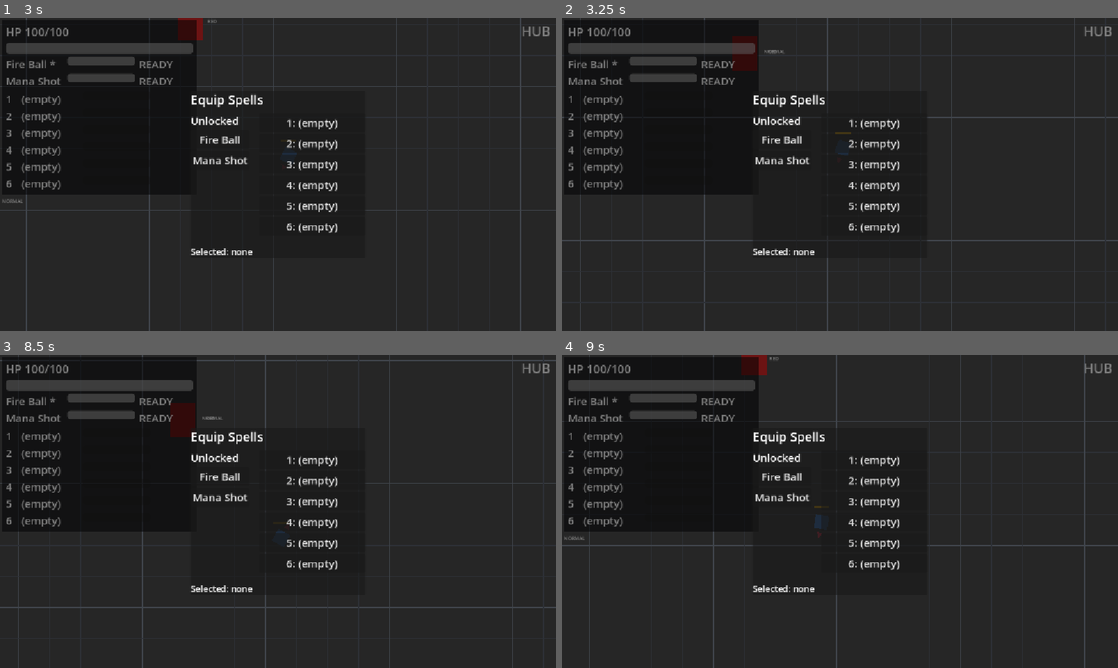
Above: before the commit, frames 1-4 (two rows, left to right).
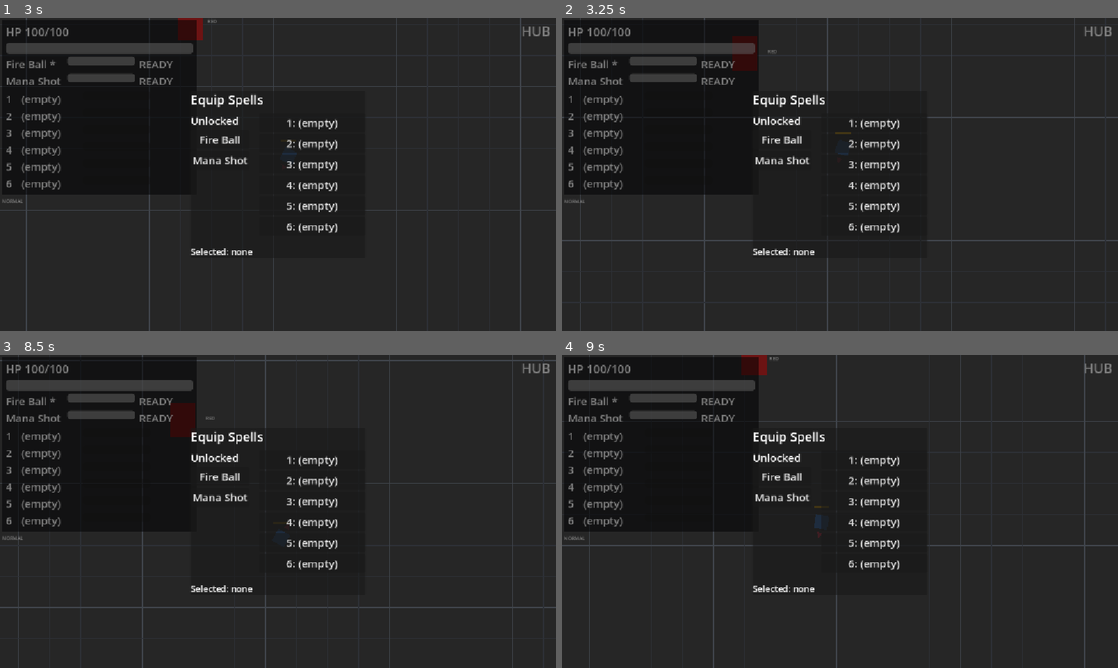
Above: after the commit, the same moments.

Repository: BestestGameStudio/gangU
Game: Godot game, scene res://scenes/main.tscn
Same seed, same stepped clock (60 frames per second), same inputs: the game is played once before the commit and once after it.
Inputs (mouse positions are in pixels of both pictures, inside the frame that each line leads up to):
- Up to frame 1 (3 s): tap Enter at 0.5, 2.85 s; move the mouse to (400, 158) at 0.52 s; hold D (move_right) 0.53-1.28 s; hold Space (cast) 0.53-1.28 s; move the mouse to (166, 190) at 1.27 s; hold S (move_down) 1.28-2.03 s; tap Tab (equip_panel) at 1.35 s; move the mouse to (333, 105) at 2.02 s; hold D (move_right) 2.03-2.78 s; tap 1 at 2.1 s; move the mouse to (250, 237) at 2.77 s; hold W (move_up) from 2.78 s (still down)
- Up to frame 2 (3.25 s): keep holding W (move_up)
- Up to frame 3 (8.5 s): move the mouse to (444, 558) at 3.52 s; release W (move_up) at 3.53 s; hold Space (cast) 3.53-4.28 s; hold A (move_left) 3.53-5.03 s; move the mouse to (111, 464) at 4.27 s; tap Tab (equip_panel) at 4.35, 7.35 s; move the mouse to (305, 511) at 5.02 s; hold S (move_down) 5.03-5.78 s; tap 1 at 5.1, 8.1 s; move the mouse to (194, 433) at 5.77 s; hold D (move_right) 5.78-6.53 s; tap Enter at 5.85 s; move the mouse to (400, 495) at 6.52 s; hold W (move_up) 6.53-7.28 s; hold Space (cast) 6.53-7.28 s; move the mouse to (166, 527) at 7.27 s; hold D (move_right) 7.28-8.03 s; move the mouse to (333, 442) at 8.02 s; hold S (move_down) from 8.03 s (still down)
- Up to frame 4 (9 s): move the mouse to (812, 574) at 8.77 s; release S (move_down) at 8.78 s; hold A (move_left) from 8.78 s (still down); tap Enter at 8.85 s

Frame 1 is identical in both runs. In frame 2, less than 0.1% of the frame differs, in the area x 0-40%, y 10-60%; in frame 3, less than 0.1%, in the area x 0-41%, y 19-60%; in frame 4, nothing differs.

Commit message:
[P5] Second-tier label-vs-label avoidance for escaped gate labels (#101)
Squash merge of PR 101, exact head 81825c18cde3326479a75199d0207aed1d646e52. Sole independent review + approval by instinct-projects; CI 42418319169 success; harness fail-when-broken on merge target f72f116 + 3 reviewer mutations caught (incl. oscillation discrimination); physical browser proof on the exact CI artifact: escaped gate labels separated at the #87 geometry. #87 progress tracked in the issue.

Diff:
--- a/scripts/gate.gd
+++ b/scripts/gate.gd
@@ -36,6 +36,11 @@
 ## adjacent to ITS OWN gate - displaced, never detached.
 @onready var _type_label: Label = $TypeLabel
 
+## #87: this gate's placed label screen rect, published immediately each
+## frame for the other gates' second-tier label avoidance.
+var _label_screen_rect := Rect2()
+var _label_screen_rect_valid := false
+
 const LABEL_GAP := 6.0
 
 func _process(_delta: float) -> void:
@@ -72,6 +77,17 @@
 			continue
 		var btl: Vector2 = canvas * ((g as Gate).global_position + body.position)
 		other_gate_rects.append(Rect2(btl, body.size * body.scale))
+	# #87: other gates' current LABEL screen rects are a SECOND tier, read
+	# only from live group members. Each gate publishes its rect immediately
+	# when it places, so a gate later in tree order sees this frame's rect
+	# and a gate earlier in order sees last frame's (1-frame lag only on the
+	# transient, never on the settled placement).
+	var other_label_rects: Array[Rect2] = []
+	for g in get_tree().get_nodes_in_group("gates"):
+		if g == self or not (g is Gate):
+			continue
+		if (g as Gate)._label_screen_rect_valid:
+			other_label_rects.append((g as Gate)._label_screen_rect)
 	# Candidate top-left positions in preference order: centered on the gate
 	# (original), below the gate, right of the gate.
 	var candidates := [
@@ -82,15 +98,18 @@
 	]
 	var chosen: Vector2 = candidates[0]
 	var found := false
+	# #87: collect the body-clear pool in preference order, then prefer the
+	# first placement that ALSO clears the other gates' labels. If none
+	# does, the body-clear order wins unchanged - a label overlap is the
+	# accepted last resort, never a body or plate overlap.
+	var pool: Array[Vector2] = []
 	for tl in candidates:
 		var r := Rect2(tl, label_size)
 		var inside := r.position.x >= 0.0 and r.position.y >= 0.0 and r.end.x <= view_size.x and r.end.y <= view_size.y
 		var clear := reserved.get_area() <= 0.0 or not r.intersects(reserved)
 		if inside and clear and _clear_of_gates(r, other_gate_rects):
-			chosen = tl
-			found = true
-			break
-	if not found and reserved.get_area() > 0.0:
+			pool.append(tl)
+	if pool.is_empty() and reserved.get_area() > 0.0:
 		# Plate-edge escapes, tried only after every adjacent candidate
 		# failed: right of the plate at the gate's own row, below the plate
 		# at the gate's own column. A clamped edge placement is accepted only
@@ -107,8 +126,13 @@
 			var cl: Vector2 = tl.clamp(Vector2.ZERO, view_size - label_size)
 			var r := Rect2(cl, label_size)
 			if not r.intersects(reserved) and _clear_of_gates(r, other_gate_rects):
-				chosen = cl
-				found = true
+				pool.append(cl)
+	if not pool.is_empty():
+		chosen = pool[0]
+		found = true
+		for tl in pool:
+			if _clear_of_labels(Rect2(tl, label_size), other_label_rects):
+				chosen = tl
 				break
 	if not found:
 		# Every viewport-fitting placement intersects the plate or a
@@ -116,6 +140,12 @@
 		# the label below its own gate, clamped inside the viewport: readable
 		# on the plate backing, still tied to its gate.
 		chosen = candidates[1].clamp(Vector2.ZERO, view_size - label_size)
+	# #87: publish this frame's placed rect immediately. Deterministic tree
+	# order lets the later-processed gate defer to its next candidate while
+	# the earlier keeps the shared point, so placements settle to a fixed
+	# point instead of oscillating (asserted in test50b's #87 leg).
+	_label_screen_rect = Rect2(chosen, label_size)
+	_label_screen_rect_valid = true
 	var world_tl: Vector2 = canvas.affine_inverse() * chosen
 	_type_label.position = world_tl - global_position
 
@@ -125,3 +155,10 @@
 		if r.intersects(ogr):
 			return false
 	return true
+
+## #87: true when r intersects no other gate's current label rect.
+func _clear_of_labels(r: Rect2, other_label_rects: Array[Rect2]) -> bool:
+	for olr in other_label_rects:
+		if r.intersects(olr):
+			return false
+	return true
--- a/scripts/test50b_gate_label_visible.gd
+++ b/scripts/test50b_gate_label_visible.gd
@@ -15,6 +15,17 @@
 var _cam_last := Vector2.INF
 var _cam_stable := 0
 var _entered := false
+var _87_setup := false
+var _87_aimed := false
+var _87_frames := 0
+var _87_consec := 0
+var _87_rn := Rect2()
+var _87_rred := Rect2()
+var _87_zn := ""
+var _87_zr := ""
+var _87_zflips := 0
+var _87_maxdelta := 0.0
+var _87_maxres := 0.0
 
 func _check(cond: bool, name: String) -> void:
 	if cond:
@@ -50,8 +61,33 @@
 	return Rect2(tl, size)
 
 func _inside_viewport(r: Rect2) -> bool:
+	# 1px tolerance: the gate places against THIS frame's canvas transform
+	# and the harness re-projects after the camera's _process - a boundary-
+	# clamped label (x=0) can measure sub-pixel negative from camera
+	# micro-drift alone. Placement choice is unaffected.
 	var vs: Vector2 = root.get_visible_rect().size
-	return r.position.x >= 0.0 and r.position.y >= 0.0 and r.end.x <= vs.x and r.end.y <= vs.y
+	return r.position.x >= -1.0 and r.position.y >= -1.0 and r.end.x <= vs.x + 1.0 and r.end.y <= vs.y + 1.0
+
+## #87: which placement ZONE a label rect is in, relative to the plate -
+## distinguishes a changed candidate choice from sub-pixel camera drift.
+func _zone_of(r: Rect2, plate: Rect2) -> String:
+	if r.position.x >= plate.end.x - 1.0:
+		return "edge-right"
+	if r.position.y >= plate.end.y - 1.0:
+		return "below-plate"
+	return "adjacent"
+
+## #87: position minus the zone's driving input (plate edge or gate screen
+## position through the canvas transform). ~0 over the window proves the
+## within-zone position is a pure function of camera/plate inputs - camera
+## subtraction that excludes avoidance-feedback alternation.
+func _zone_residual(r: Rect2, zone: String, gate: Gate, plate: Rect2) -> float:
+	var gs: Vector2 = root.get_canvas_transform() * gate.global_position
+	if zone == "edge-right":
+		return (r.position - Vector2(plate.end.x + Gate.LABEL_GAP, gs.y - r.size.y / 2.0)).length()
+	if zone == "below-plate":
+		return (r.position - Vector2(gs.x - r.size.x / 2.0, plate.end.y + Gate.LABEL_GAP)).length()
+	return 0.0 # adjacent zones are not asserted here
 
 ## Row or column tie to the gate's own screen position.
 func _tied(r: Rect2, gate: Gate) -> bool:
@@ -174,7 +210,88 @@
 			hud.get_node("Root/HPLabel").text = "HP 100/100"
 			_stage = 6
 			return false
-		6: # portrait viewport rebuild
+		6: # #87: BOTH gates behind the wide plate - labels must not collide
+			# Both hub gates share the world row (y=380), 552 px apart. Aimed
+			# so BOTH sit behind the wide plate, each label escapes to the SAME
+			# plate-right-edge point on unpatched code (a02ab51 FAILS here).
+			if not _87_setup:
+				hud.get_node("Root/HPLabel").text = "HP 100/100 VERYLONGTAIL xxxxxxxxxxxxxxxxxxxxxxxxxxxxxxxxxxxxxxxxxxxxxxxxxxx"
+				_87_setup = true
+				return false # let the plate rebuild first
+			if not _87_aimed:
+				var rr2: Rect2 = hud.reserved_rect()
+				var gn2: Gate = main.current_area.get_node("GateNormal")
+				var view2: Vector2 = root.get_visible_rect().size
+				var target_gs := Vector2(rr2.end.x - 900.0, rr2.end.y - 100.0) # both gates inside the plate's x-range
+				main.get_node("Player").global_position = gn2.global_position - target_gs + view2 / 2.0
+				_cam_stable = 0
+				_cam_last = Vector2.INF
+				_87_aimed = true
+				return false
+			if not _cam_settled():
+				return false
+			_87_frames = 0
+			_87_consec = 0
+			_stage = 63
+			return false
+		63: # #87 assertions + settle/no-oscillation: placements must become
+			# constant and STAY constant for 10 consecutive frames, however long
+			# the post-sweep transient takes (condition-based, no frame budget).
+			var gn3: Gate = main.current_area.get_node("GateNormal")
+			var gr3: Gate = main.current_area.get_node("GateRed")
+			var rn3 := _label_screen_rect(gn3)
+			var rred3 := _label_screen_rect(gr3)
+			var rr3p: Rect2 = hud.reserved_rect()
+			var zn := _zone_of(rn3, rr3p)
+			var zr := _zone_of(rred3, rr3p)
+			print("[50b] #87 frame ", _87_frames, ": labelN=", rn3.position, " zone=", zn, " labelRED=", rred3.position, " zone=", zr)
+			var zone_flip := false
+			if _87_frames == 0:
+				_87_zn = zn
+				_87_zr = zr
+			elif zn != _87_zn or zr != _87_zr:
+				_87_zflips += 1
+				zone_flip = true
+				_87_zn = zn
+				_87_zr = zr
+			var dn := rn3.position.distance_to(_87_rn.position)
+			var dr := rred3.position.distance_to(_87_rred.position)
+			if _87_frames > 0 and (zone_flip or dn >= 1.0 or dr >= 1.0):
+				_87_consec = 0 # still moving: transient continues
+			else:
+				_87_consec += 1
+				if _87_frames > 0:
+					_87_maxdelta = maxf(_87_maxdelta, maxf(dn, dr))
+					_87_maxres = maxf(_87_maxres, maxf(
+						_zone_residual(rn3, zn, gn3, rr3p),
+						_zone_residual(rred3, zr, gr3, rr3p)))
+			_87_rn = rn3
+			_87_rred = rred3
+			_87_frames += 1
+			if _87_frames > 120:
+				_check(false, "#87 placements settle to a fixed point - no oscillation (never stabilized)")
+				_check(not rn3.intersects(rred3), "#87 escaped gate labels do not intersect each other (both behind wide plate)")
+				hud.get_node("Root/HPLabel").text = "HP 100/100"
+				_stage = 62
+				return false
+			if _87_consec < 30:
+				return false
+			# 30 consecutive frames: no zone/candidate change, per-frame movement
+			# under 1px. Long window separates camera-lerp drift (continuous,
+			# decaying, zone-stable) from feedback alternation (zone flips,
+			# which reset the counter and never reach 30).
+			print("[50b] #87: labelN=", rn3, " labelRED=", rred3, " zone flips during transient=", _87_zflips, " max per-frame drift in window=", _87_maxdelta, " max zone residual=", _87_maxres)
+			_check(not rn3.intersects(rred3), "#87 escaped gate labels do not intersect each other (both behind wide plate)")
+			_check(true, "#87 placements settle: no zone/candidate change over 30 consecutive frames (max per-frame drift < 1px = camera settling, not alternation)")
+			_check(_87_maxres < 1.0, "#87 within-zone positions track camera/plate exactly (residual < 1px) - feedback alternation excluded by subtraction")
+			_check(_tied(rn3, gn3) and _tied(rred3, gr3), "#87 both labels tied to their own gate (row/column)")
+			_check(_inside_viewport(rn3) and _inside_viewport(rred3), "#87 both labels inside viewport")
+			var rr3b: Rect2 = hud.reserved_rect()
+			_check(not rn3.intersects(rr3b) and not rred3.intersects(rr3b), "#87 both labels still clear of the plate")
+			hud.get_node("Root/HPLabel").text = "HP 100/100"
+			_stage = 62
+			return false
+		62: # portrait viewport rebuild
 			root.content_scale_size = Vector2i(800, 1000) # logical portrait, host-independent
 			_cam_stable = 0
 			_cam_last = Vector2.INF
@@ -191,6 +308,7 @@
 			_check(covered, "plate still covers HUD rows after viewport change")
 			var gn: Gate = main.current_area.get_node("GateNormal")
 			var rn := _label_screen_rect(gn)
+			print("[50b] portrait: labelN=", rn, " gateN_screen=", root.get_canvas_transform() * gn.global_position, " view=", root.get_visible_rect().size)
 			_check(_inside_viewport(rn), "GateNormal label inside viewport (portrait)")
 			root.content_scale_size = Vector2i(1152, 648)
 			_stage = 7
